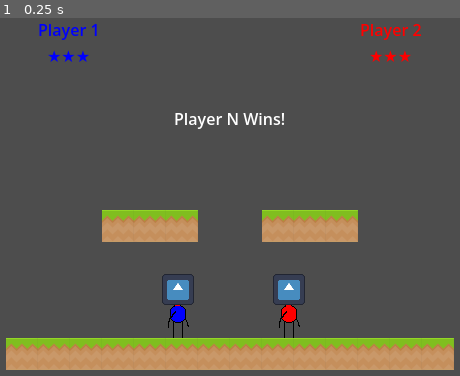
Above: before the commit, frame 1.
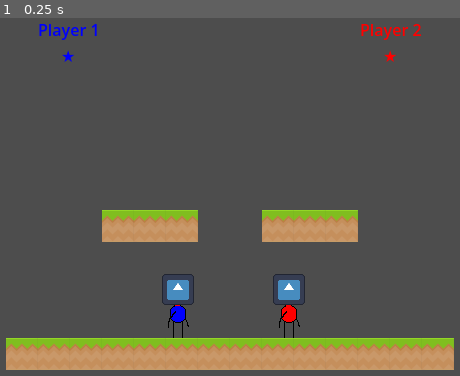
Above: after the commit, the same moment.

Repository: doctor-g/GGJ26
Game: Godot game, scene res://world/world.tscn
The game is run twice, just before and just after one commit, with the same random seed, the same clock (stepped at 60 frames per second) and the same inputs. The engine's default icon, where the game draws it, is replaced by a stand-in: a white triangle on a blue panel in a dark square.
Inputs:
- Up to frame 1 (0.25 s): no input

The runs differ from the first frame. In frame 1, 0.5% of the frame differs, in the area x 10-90%, y 9-32%.

Commit message:
Restart game after showing winner

Diff:
--- a/project/guy/guy.gd
+++ b/project/guy/guy.gd
@@ -18,6 +18,9 @@
 @export var player_index := 0
 
 var color : Color
+
+## Set this to false to make this stop responding
+var active := true
 
 ## If stunned, I am being pushed and cannot do anything.
 var stunned := false
@@ -41,6 +44,9 @@
 
 
 func _physics_process(delta: float) -> void:
+	if not active:
+		return
+
 	# Check for death
 	if position.y >= KILL_Y:
 		died.emit()
--- a/project/guy/guy.tscn
+++ b/project/guy/guy.tscn
@@ -21,7 +21,7 @@
 [sub_resource type="RectangleShape2D" id="RectangleShape2D_o5w3i"]
 size = Vector2(64, 32)
 
-[node name="Guy" type="CharacterBody2D" unique_id=868721283]
+[node name="Guy" type="CharacterBody2D" unique_id=868721283 groups=["guys"]]
 script = ExtResource("1_o5w3i")
 
 [node name="CollisionShape2D" type="CollisionShape2D" parent="." unique_id=1363029511]
--- a/project/project.godot
+++ b/project/project.godot
@@ -14,6 +14,10 @@
 run/main_scene="uid://dms4hsr1b1uh1"
 config/features=PackedStringArray("4.6", "Forward Plus")
 config/icon="res://icon.svg"
+
+[autoload]
+
+InputInitializer="*uid://crc8pbrsd84uu"
 
 [display]
 
--- a/project/world/world.gd
+++ b/project/world/world.gd
@@ -2,7 +2,10 @@
 
 const COLORS : Array[Color] = [Color.BLUE, Color.RED, Color.GREEN, Color.YELLOW]
 const MAX_PLAYERS := 2
-const MAX_LIVES := 3
+const MAX_LIVES := 1
+
+## How many seconds to wait before starting the next round
+const TIME_BETWEEN_GAMES := 3.5
 
 @export var guy_scene : PackedScene
 
@@ -66,5 +69,9 @@
 
 func _on_game_over(winner:Player) -> void:
 	var index = _players.find(winner)
-	%WinnerLabel.text = "Player %d Wins!" % (_players.find(winner)+1)
+	%WinnerLabel.text = "Player %d Wins!" % (index+1)
 	%WinnerLabel.visible = true
+	for guy in get_tree().get_nodes_in_group(&"guys"):
+		guy.active = false
+	await get_tree().create_timer(TIME_BETWEEN_GAMES).timeout
+	get_tree().reload_current_scene()
--- a/project/world/world.tscn
+++ b/project/world/world.tscn
@@ -2,7 +2,6 @@
 
 [ext_resource type="PackedScene" uid="uid://bchk8uca8q32o" path="res://guy/guy.tscn" id="1_f3sb7"]
 [ext_resource type="Script" uid="uid://ya0xbplcljk6" path="res://world/world.gd" id="1_fj7yv"]
-[ext_resource type="Script" uid="uid://crc8pbrsd84uu" path="res://world/input_initializer.gd" id="2_aqk2v"]
 [ext_resource type="Texture2D" uid="uid://c5pjv1xuqwoed" path="res://world/one_tile.png" id="3_tlwt5"]
 
 [sub_resource type="TileSetAtlasSource" id="TileSetAtlasSource_tlwt5"]
@@ -19,9 +18,6 @@
 [node name="World" type="Node2D" unique_id=753451201]
 script = ExtResource("1_fj7yv")
 guy_scene = ExtResource("1_f3sb7")
-
-[node name="InputInitializer" type="Node" parent="." unique_id=400651824]
-script = ExtResource("2_aqk2v")
 
 [node name="TileMapLayer" type="TileMapLayer" parent="." unique_id=827048682]
 tile_map_data = PackedByteArray("AAADAAoAAQAAAAAAAAAEAAoAAQAAAAAAAAAFAAoAAQAAAAAAAAAGAAoAAQAAAAAAAAAHAAoAAQAAAAAAAAAIAA …(240 unchanged characters)…
@@ -46,6 +42,7 @@
 
 [node name="WinnerLabel" type="Label" parent="UI" unique_id=1961054171]
 unique_name_in_owner = true
+visible = false
 anchors_preset = 8
 anchor_left = 0.5
 anchor_top = 0.5
@@ -59,3 +56,7 @@
 grow_vertical = 2
 text = "Player N Wins!"
 horizontal_alignment = 1
+
+[node name="ReplayTimer" type="Timer" parent="." unique_id=1194849527]
+process_mode = 3
+wait_time = 5.0
Renamed: project/world/input_initializer.gd -> project/util/input_initializer.gd
Renamed: project/world/input_initializer.gd.uid -> project/util/input_initializer.gd.uid
